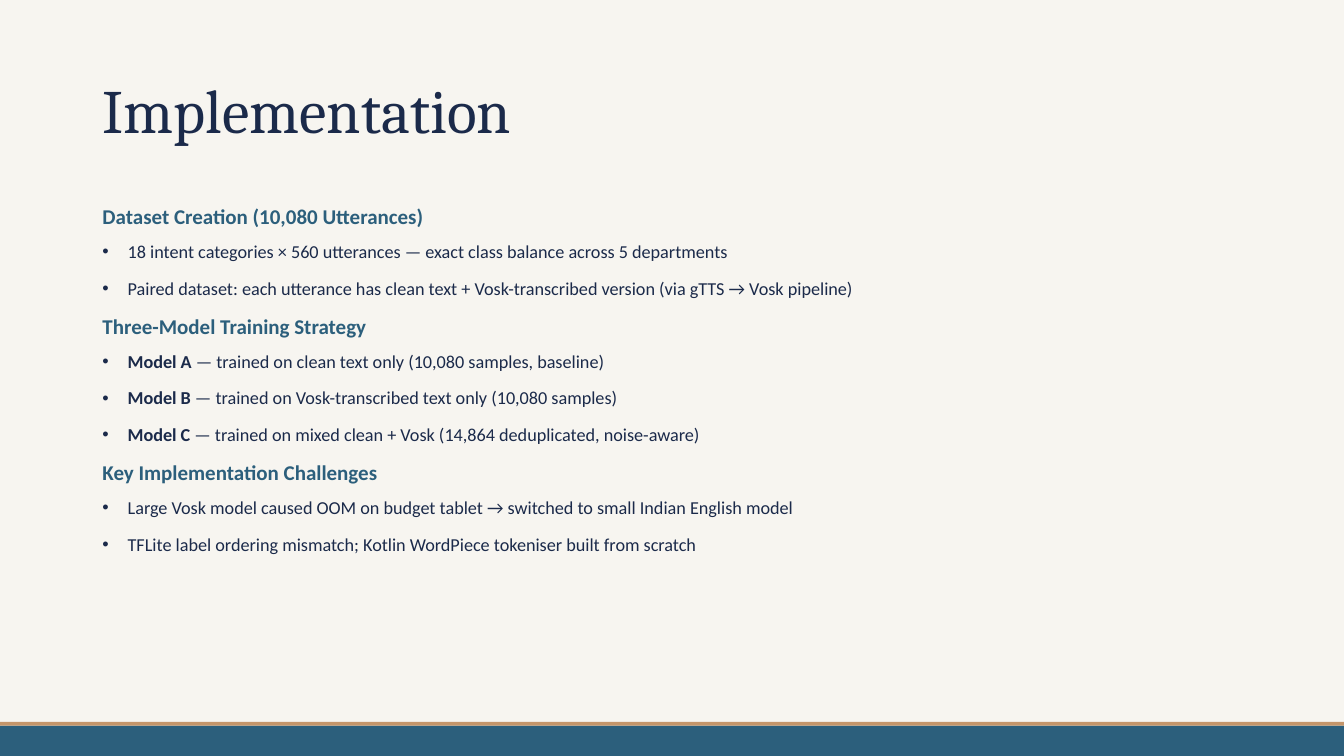
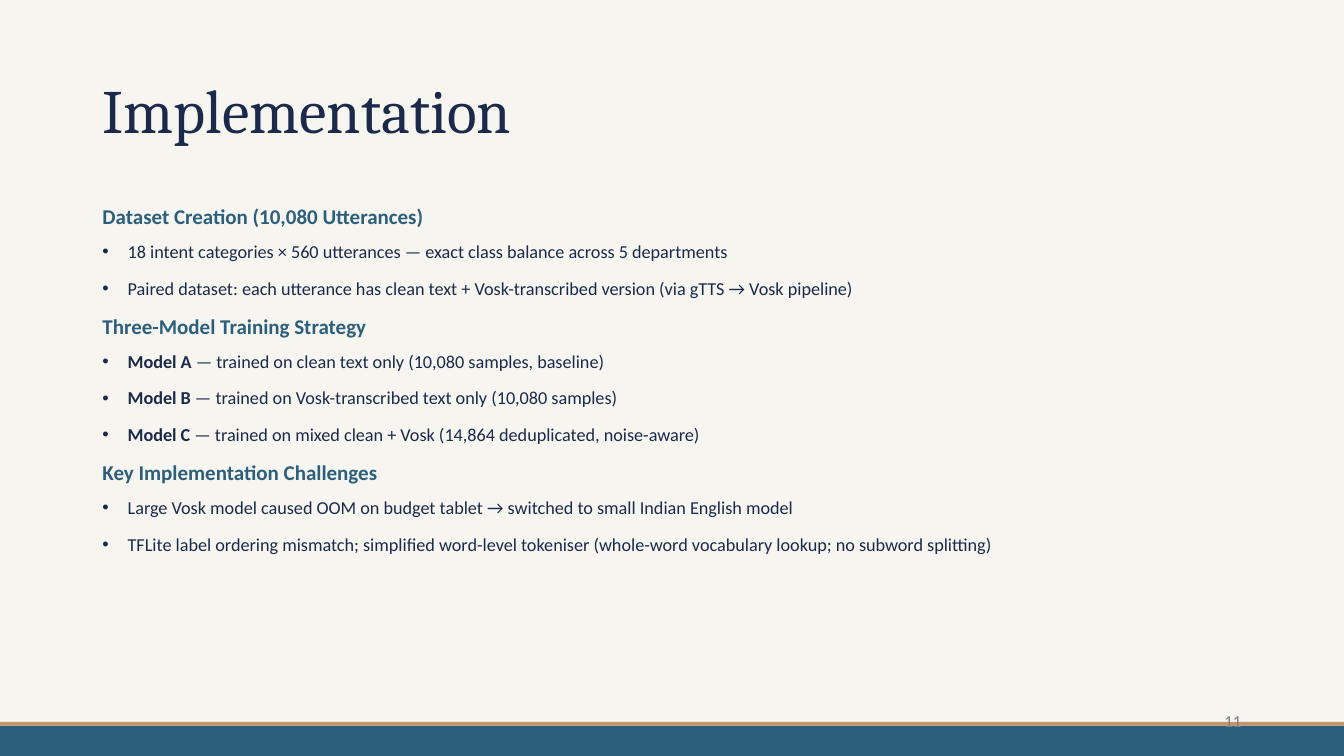
Before and after one commit to mdpw/msc-research, a slide deck: slide 11 of documents/Viva Presentation.pptx (slide 9 before the commit). Drawn at 1344x756 pixels with LibreOffice and Linux fonts; fonts in the diff are those of the drawing. Boxes give left, top, right and bottom in pixels: in the first picture for what was removed or moved away, otherwise in the second. Text is boxed around its words. In the diff, an @@ line names an element or a change of style, - is before the commit and + after.

```diff
--- a/documents/Viva Presentation.pptx
+++ b/documents/Viva Presentation.pptx
@@ text at <box>128,538,991,554</box>: text changed @@
-• TFLite label ordering mismatch; Kotlin WordPiece tokeniser built from scratch
+• TFLite label ordering mismatch; simplified word-level tokeniser (whole-word vocabulary lookup; no subword splitting)
@@ page number added at <box>1224,714,1241,732</box>, 12 pt, text #7A7D86 @@
+11
```
Also in this commit, not shown: 12 other slides changed, 4 slides added, 1 slide removed, 1 other file.
